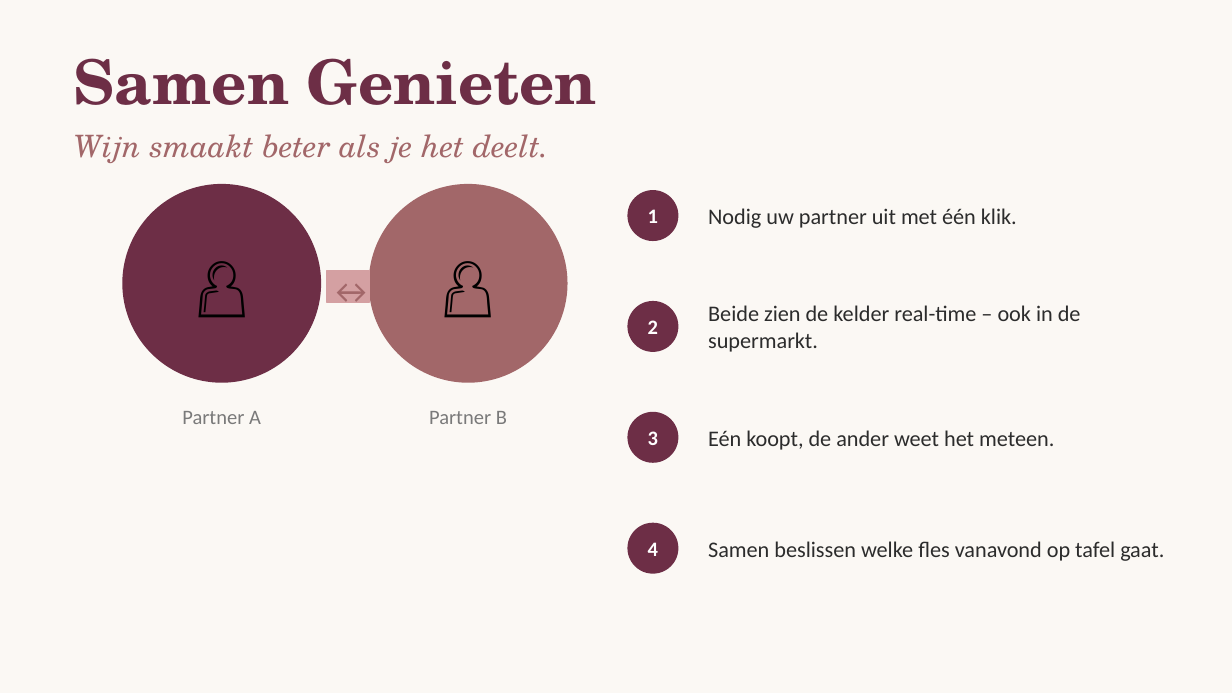
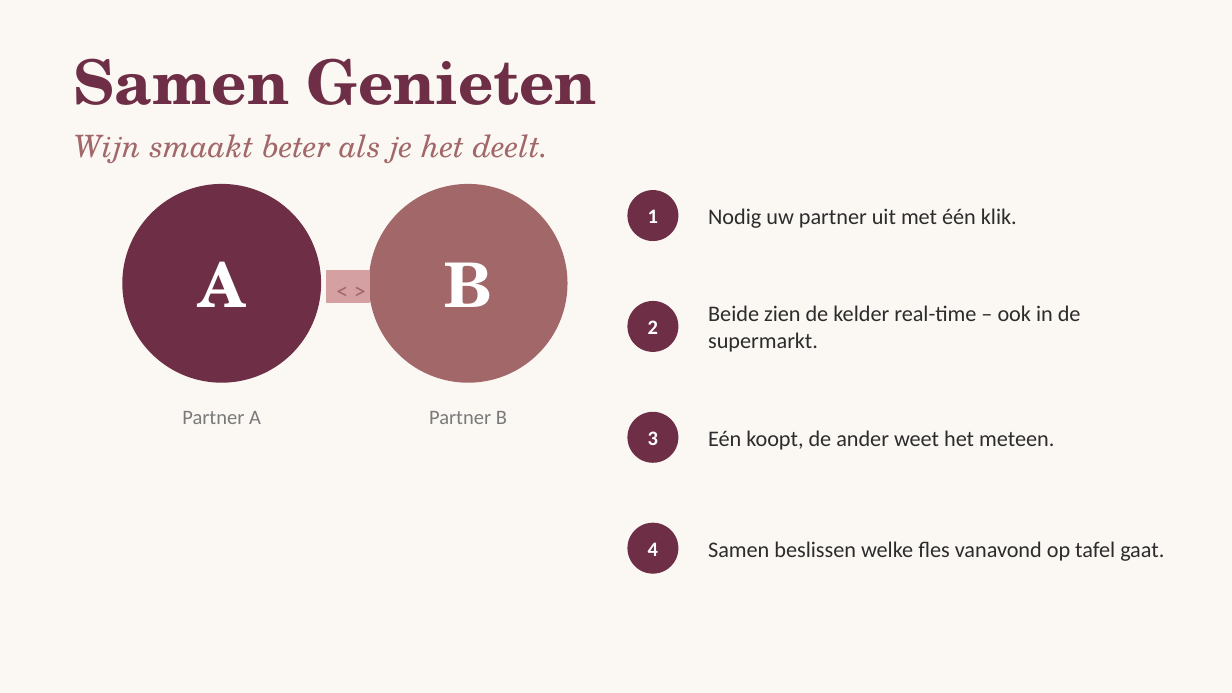
Before and after one commit to aruijter72/Vinage, a slide deck: slide 6 of Vinage-Verhaal-Okhuysen.pptx. Drawn at 1232x693 pixels with LibreOffice and Linux fonts; fonts in the diff are those of the drawing. Boxes give left, top, right and bottom in pixels: in the first picture for what was removed or moved away, otherwise in the second. Text is boxed around its words. In the diff, an @@ line names an element or a change of style, - is before the commit and + after.

```diff
--- a/Vinage-Verhaal-Okhuysen.pptx
+++ b/Vinage-Verhaal-Okhuysen.pptx
@@ text at (198, 261, 245, 307): text changed; font Calibri to TeX Gyre Schola; text colour #000000 to #FFFFFF; bold on @@
-👤
+A
@@ text at (308, 259, 394, 320): text changed; size 20 to 14 pt @@
-↔
+< >
@@ text at (444, 262, 492, 307): text changed; font Calibri to TeX Gyre Schola; text colour #000000 to #FFFFFF; bold on @@
-👤
+B
```
Also in this commit, not shown: 3 other slides changed, 3 other files.
